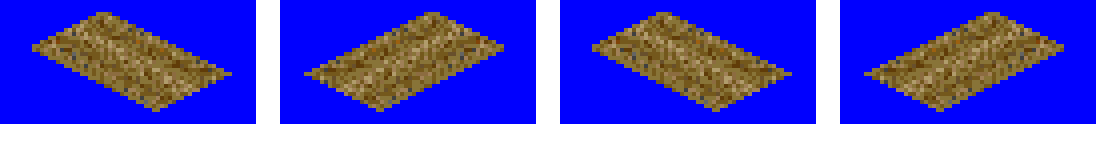
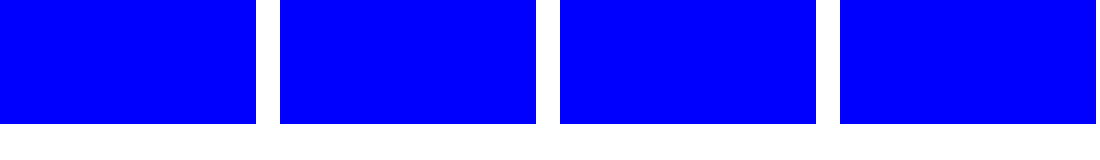
Revision of a layered 1100x160 image; what changed, layer by layer:
hid "DIRT_SAND" over [32, 12, 1064, 112]
hid "DIRT_SNOW" over [32, 12, 1064, 112]
hid "DIRT" over [32, 12, 1064, 112]
hid "SETT" over [32, 12, 1064, 112]
